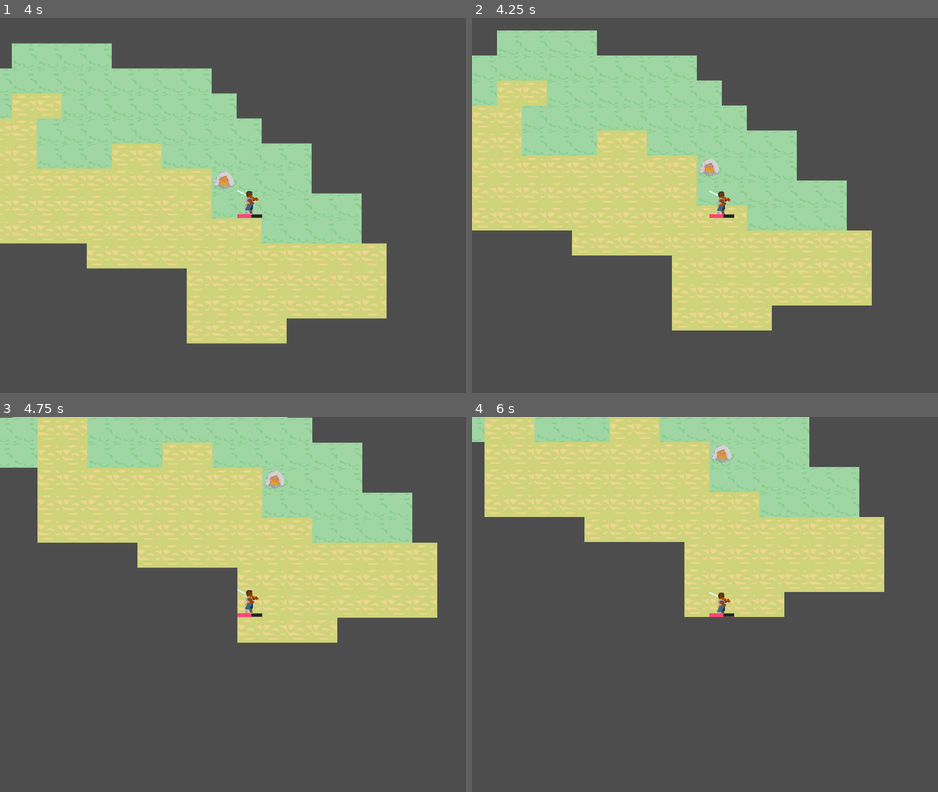
Above: before the commit, frames 1-4 (two rows, left to right).
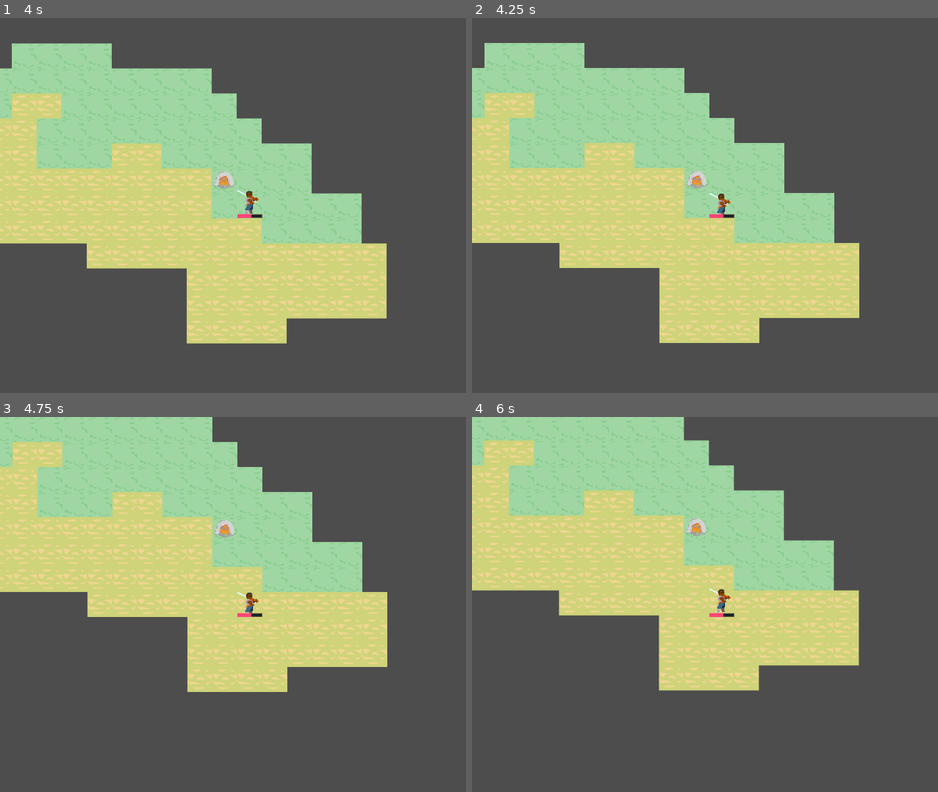
Above: after the commit, the same moments.

Repository: OttoElomaa/godot-4-roguelike-knights
Game: Godot game, scene res://Scenes/game_main.tscn
Same seed, same stepped clock (60 frames per second), same inputs: the game is played once before the commit and once after it.
Inputs (mouse positions are in pixels of both pictures, inside the frame that each line leads up to):
- Up to frame 1 (4 s): tap Enter at 0.5 s; hold Right (ui_right) 0.53-1.28 s; tap 1 (1) at 0.6 s; tap 2 (2) at 0.8, 1.35 s; move the mouse to (149, 224) at 1.27 s; hold Down (ui_down) 1.28-2.03 s; tap 3 (3) at 1.55, 2.1 s; move the mouse to (298, 123) at 2.02 s; hold Right (ui_right) 2.03-2.78 s; tap L (L) at 2.3, 2.85 s; move the mouse to (223, 280) at 2.77 s; hold Up (ui_up) 2.78-3.53 s; tap P (P) at 3.05, 3.6 s; move the mouse to (400, 261) at 3.52 s; hold Left (ui_left) from 3.53 s (still down); tap Keypad 1 (num1) at 3.8 s
- Up to frame 2 (4.25 s): keep holding Left (ui_left)
- Up to frame 3 (4.75 s): keep holding Left (ui_left); move the mouse to (97, 548) at 4.27 s; tap Keypad 1 (num1) at 4.35 s; tap Keypad 3 (num3) at 4.55 s
- Up to frame 4 (6 s): move the mouse to (746, 604) at 5.02 s; release Left (ui_left) at 5.03 s; hold Down (ui_down) 5.03-5.78 s; tap Keypad 3 (num3) at 5.1 s; tap Keypad 7 (num7) at 5.3, 5.85 s; move the mouse to (649, 510) at 5.77 s; hold Right (ui_right) from 5.78 s (still down)

Frame 1 is identical in both runs. In frame 2, 18% of the frame differs, in the area x 0-86%, y 3-87%; in frame 3, 39%; in frame 4, 43%, in the area x 0-89%, y 0-73%.
Error in both runs: Invalid access to property or key 'isPlayer' on a base object of type 'Nil'. (res://Scripts/skill.gd:44)

Commit message:
Fixed diagonal movement button releasing. Improved UI a bit. Buffed guardian spirit creature

Diff:
--- a/Scenes/Creatures/GuardianSpirit.tscn
+++ b/Scenes/Creatures/GuardianSpirit.tscn
@@ -13,6 +13,11 @@
 [node name="Sprite2D" parent="." index="0"]
 texture = ExtResource("2_5mp80")
 
+[node name="Stats" parent="." index="1"]
+baseHealth = 30
+armor = 30
+baseEvasion = 10
+
 [node name="Heal" parent="Skills" index="0" instance=ExtResource("4_7b8u4")]
 
 [node name="Infect" parent="Skills" index="1" instance=ExtResource("4_qf74e")]
--- a/Scenes/UI/ui.tscn
+++ b/Scenes/UI/ui.tscn
@@ -19,40 +19,57 @@
 theme_override_constants/margin_right = 15
 theme_override_constants/margin_bottom = 15
 
-[node name="LookPanel" type="PanelContainer" parent="LookMargin"]
+[node name="VBox" type="VBoxContainer" parent="LookMargin"]
+layout_mode = 2
+
+[node name="FloorInfo" type="PanelContainer" parent="LookMargin/VBox"]
 layout_mode = 2
 theme_override_styles/panel = ExtResource("2_0cgky")
 
-[node name="Margin" type="MarginContainer" parent="LookMargin/LookPanel"]
+[node name="Margin" type="MarginContainer" parent="LookMargin/VBox/FloorInfo"]
 layout_mode = 2
 theme_override_constants/margin_left = 5
 theme_override_constants/margin_top = 5
 theme_override_constants/margin_right = 5
 theme_override_constants/margin_bottom = 5
 
-[node name="Hbox" type="VBoxContainer" parent="LookMargin/LookPanel/Margin"]
+[node name="Hbox" type="VBoxContainer" parent="LookMargin/VBox/FloorInfo/Margin"]
 layout_mode = 2
 
-[node name="FloorLabel" type="Label" parent="LookMargin/LookPanel/Margin/Hbox"]
+[node name="FloorLabel" type="Label" parent="LookMargin/VBox/FloorInfo/Margin/Hbox"]
 layout_mode = 2
 text = "Dungeon floor num"
 
-[node name="GoldLabel" type="Label" parent="LookMargin/LookPanel/Margin/Hbox"]
+[node name="GoldLabel" type="Label" parent="LookMargin/VBox/FloorInfo/Margin/Hbox"]
 layout_mode = 2
 text = "Gold: Amount"
 
-[node name="EnemiesLabel" type="Label" parent="LookMargin/LookPanel/Margin/Hbox"]
+[node name="EnemiesLabel" type="Label" parent="LookMargin/VBox/FloorInfo/Margin/Hbox"]
 layout_mode = 2
 text = "Enemies killed: Amount"
 
-[node name="StateLabel" type="Label" parent="LookMargin/LookPanel/Margin/Hbox"]
+[node name="LookPanel" type="PanelContainer" parent="LookMargin/VBox"]
+layout_mode = 2
+theme_override_styles/panel = ExtResource("2_0cgky")
+
+[node name="Margin" type="MarginContainer" parent="LookMargin/VBox/LookPanel"]
+layout_mode = 2
+theme_override_constants/margin_left = 5
+theme_override_constants/margin_top = 5
+theme_override_constants/margin_right = 5
+theme_override_constants/margin_bottom = 5
+
+[node name="Hbox" type="VBoxContainer" parent="LookMargin/VBox/LookPanel/Margin"]
+layout_mode = 2
+
+[node name="StateLabel" type="Label" parent="LookMargin/VBox/LookPanel/Margin/Hbox"]
 layout_mode = 2
 text = "Input Mode"
 
-[node name="LookLabel" type="Label" parent="LookMargin/LookPanel/Margin/Hbox"]
+[node name="LookLabel" type="Label" parent="LookMargin/VBox/LookPanel/Margin/Hbox"]
 layout_mode = 2
 
-[node name="LookLabel2" type="Label" parent="LookMargin/LookPanel/Margin/Hbox"]
+[node name="LookLabel2" type="Label" parent="LookMargin/VBox/LookPanel/Margin/Hbox"]
 layout_mode = 2
 
 [node name="Margin" type="MarginContainer" parent="."]
--- a/Scripts/PlayerAndCreatures/movementInputComponent.gd
+++ b/Scripts/PlayerAndCreatures/movementInputComponent.gd
@@ -26,9 +26,18 @@
 		holdingKey = false
 	elif Input.is_action_just_released("ui_down"):
 		holdingKey = false
-	elif Input.is_action_just_released("ui_left"):
+	if Input.is_action_just_released("ui_left"):
 		holdingKey = false
 	elif Input.is_action_just_released("ui_right"):
+		holdingKey = false
+
+	if Input.is_action_just_released("num7"):
+		holdingKey = false
+	elif Input.is_action_just_released("num3"):
+		holdingKey = false
+	if Input.is_action_just_released("num9"):
+		holdingKey = false
+	elif Input.is_action_just_released("num1"):
 		holdingKey = false
 
 
--- a/Scripts/WorldScripts/dungeon_ui.gd
+++ b/Scripts/WorldScripts/dungeon_ui.gd
@@ -1,10 +1,14 @@
 extends CanvasLayer
 
 
-@onready var stateLabel := $LookMargin/LookPanel/Margin/Hbox/StateLabel
+@onready var stateLabel := $LookMargin/VBox/LookPanel/Margin/Hbox/StateLabel
 
-@onready var lookLabel := $LookMargin/LookPanel/Margin/Hbox/LookLabel
-@onready var lookLabel2 := $LookMargin/LookPanel/Margin/Hbox/LookLabel2
+@onready var lookLabel := $LookMargin/VBox/LookPanel/Margin/Hbox/LookLabel
+@onready var lookLabel2 := $LookMargin/VBox/LookPanel/Margin/Hbox/LookLabel2
+
+@onready var floorLabel := $LookMargin/VBox/FloorInfo/Margin/Hbox/FloorLabel
+@onready var goldLabel := $LookMargin/VBox/FloorInfo/Margin/Hbox/GoldLabel
+@onready var enemiesLabel := $LookMargin/VBox/FloorInfo/Margin/Hbox/EnemiesLabel
 
 @onready var skillBar := $Margin/SkillBar
 @onready var combatLog := $Margin2/LogPanel/MarginContainer/CombatLog
@@ -44,8 +48,8 @@
 
 
 func updateProgressLabels():
-	$LookMargin/LookPanel/Margin/Hbox/GoldLabel.text = "Gold: %d" % ProgressData.gold
-	$LookMargin/LookPanel/Margin/Hbox/EnemiesLabel.text = "Enemies killed: %d" % ProgressData.enemiesKilled
+	goldLabel.text = "Gold: %d" % ProgressData.gold
+	enemiesLabel.text = "Enemies killed: %d" % ProgressData.enemiesKilled
 
 
 func showMouseLookCreature(creature:Node):
